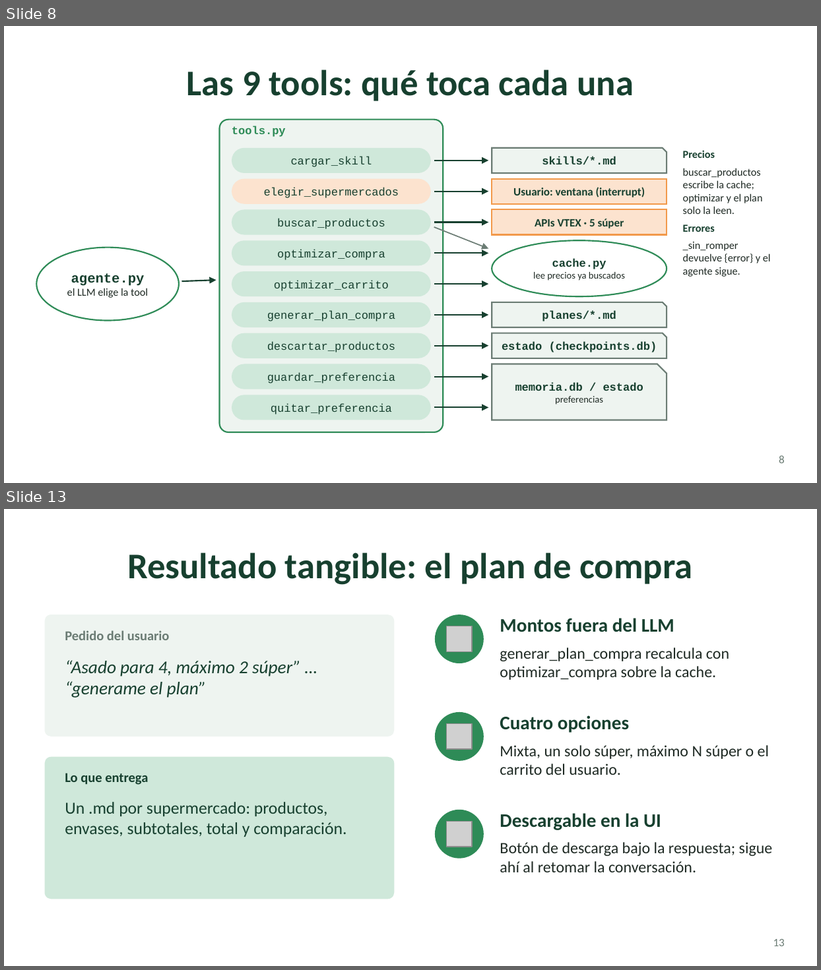
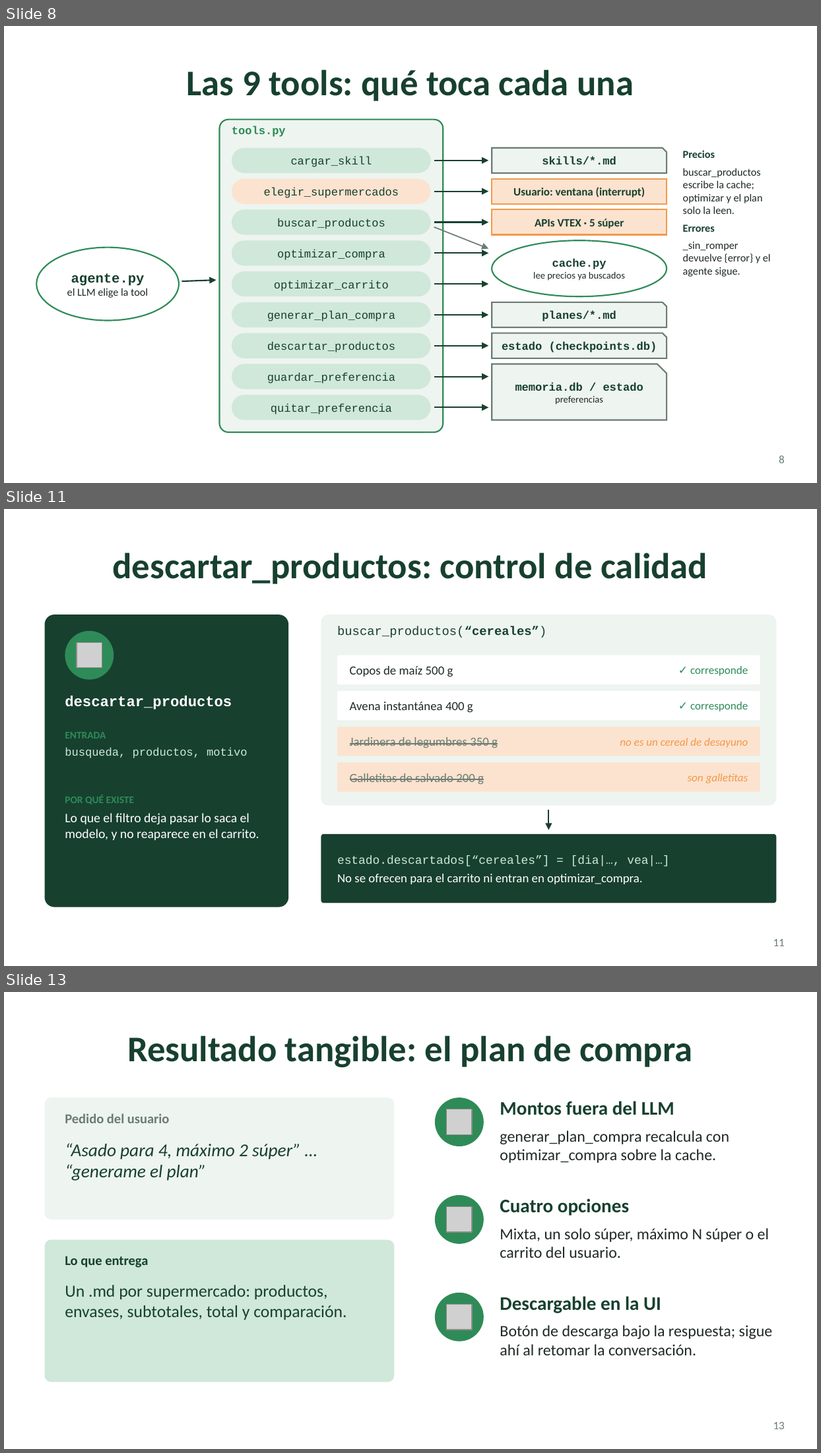
Before and after one commit to cuellojoaquinn/agente-de-supermercado, a slide deck: presentacion/super-agente.pptx. Shown one above the other, each under a label of ours: slides 8 and 13 before the commit, slides 8, 11 and 13 after it; the slides between them are not shown. The pictures are 821x970 and 821x1453 pixels, drawn with LibreOffice and Linux fonts; fonts in the diff are those of the drawing; grey boxes stand for pictures. Boxes give left, top, right and bottom in pixels: in the first picture for what was removed or moved away, otherwise in the second. Text is boxed around its words. In the diff, an @@ line names an element or a change of style, - is before the commit and + after.

```diff
--- a/presentacion/super-agente.pptx
+++ b/presentacion/super-agente.pptx
@@ slide 11 added at (x1=4, y1=509, x2=817, y2=966), background #FFFFFF @@
@@ title added at (x1=112, y1=553, x2=708, y2=584), 32 pt, text #17402F, bold @@
+descartar_productos: control de calidad
@@ rounded rectangle added at (x1=45, y1=615, x2=288, y2=908), fill #17402F @@
@@ rounded rectangle added at (x1=321, y1=615, x2=776, y2=806), fill #EEF4F0 @@
@@ text added at (x1=337, y1=626, x2=547, y2=638), 11 pt, text #17402F @@
+buscar_productos(“cereales”)
@@ ellipse added at (x1=65, y1=631, x2=114, y2=680), fill #2E8B57 @@
@@ picture added at (x1=77, y1=642, x2=102, y2=667) @@
@@ rounded rectangle added at (x1=337, y1=656, x2=760, y2=685), fill #FFFFFF @@
@@ text added at (x1=350, y1=666, x2=453, y2=677), 11 pt, text #1F2A24 @@
+Copos de maíz 500 g
@@ text added at (x1=690, y1=666, x2=748, y2=676), 10 pt, text #2E8B57 @@
+✓ corresponde
@@ text added at (x1=65, y1=696, x2=232, y2=710), 13 pt, text #FFFFFF, bold @@
+descartar_productos
@@ rounded rectangle added at (x1=337, y1=691, x2=760, y2=720), fill #FFFFFF @@
@@ text added at (x1=350, y1=702, x2=473, y2=712), 11 pt, text #1F2A24 @@
+Avena instantánea 400 g
@@ text added at (x1=690, y1=702, x2=748, y2=712), 10 pt, text #2E8B57 @@
+✓ corresponde
@@ text added at (x1=65, y1=732, x2=106, y2=739), 9 pt, text #2E8B57, bold @@
+ENTRADA
@@ rounded rectangle added at (x1=337, y1=727, x2=760, y2=757), fill #FCE3CF @@
@@ text added at (x1=350, y1=737, x2=498, y2=748), 11 pt, text #6B7C74, strikethrough @@
+Jardinera de legumbres 350 g
@@ text added at (x1=620, y1=738, x2=748, y2=748), 10 pt, text #F2994A, italic @@
+no es un cereal de desayuno
@@ text added at (x1=65, y1=747, x2=247, y2=758), 10 pt, text #CFE8DA @@
+busqueda, productos, motivo
@@ rounded rectangle added at (x1=337, y1=762, x2=760, y2=792), fill #FCE3CF @@
@@ text added at (x1=350, y1=774, x2=484, y2=784), 11 pt, text #6B7C74, strikethrough @@
+Galletitas de salvado 200 g
@@ text added at (x1=688, y1=774, x2=748, y2=784), 10 pt, text #F2994A, italic @@
+son galletitas
@@ text added at (x1=65, y1=795, x2=134, y2=805), 9 pt, text #2E8B57, bold @@
+POR QUÉ EXISTE
@@ text added at (x1=65, y1=813, x2=259, y2=840), 11.5 pt, text #FFFFFF @@
+Lo que el filtro deja pasar lo saca el modelo, y no reaparece en el carrito.
@@ arrow added from (548, 810) to (548, 830), #17402F 1.25 pt @@
@@ rounded rectangle added at (x1=321, y1=834, x2=776, y2=904), fill #17402F @@
@@ text added at (x1=337, y1=856, x2=669, y2=885), 11 pt, text #FFFFFF @@
+estado.descartados[“cereales”] = [dia|…, vea|…]
+No se ofrecen para el carrito ni entran en optimizar_compra.
@@ page number added at (x1=774, y1=939, x2=785, y2=947), 10 pt, text #6B7C74 @@
+11
```
Also in this commit, not shown: 4 other slides added, 3 slides removed.
